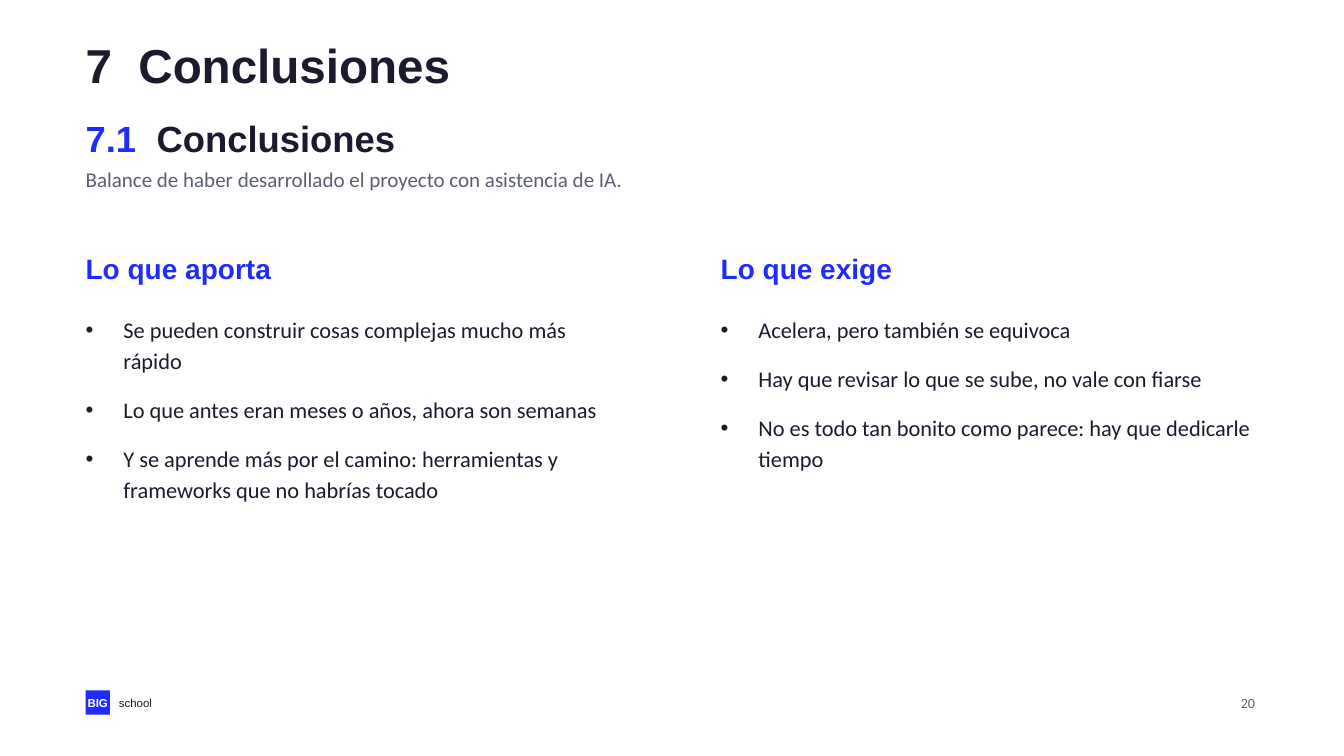
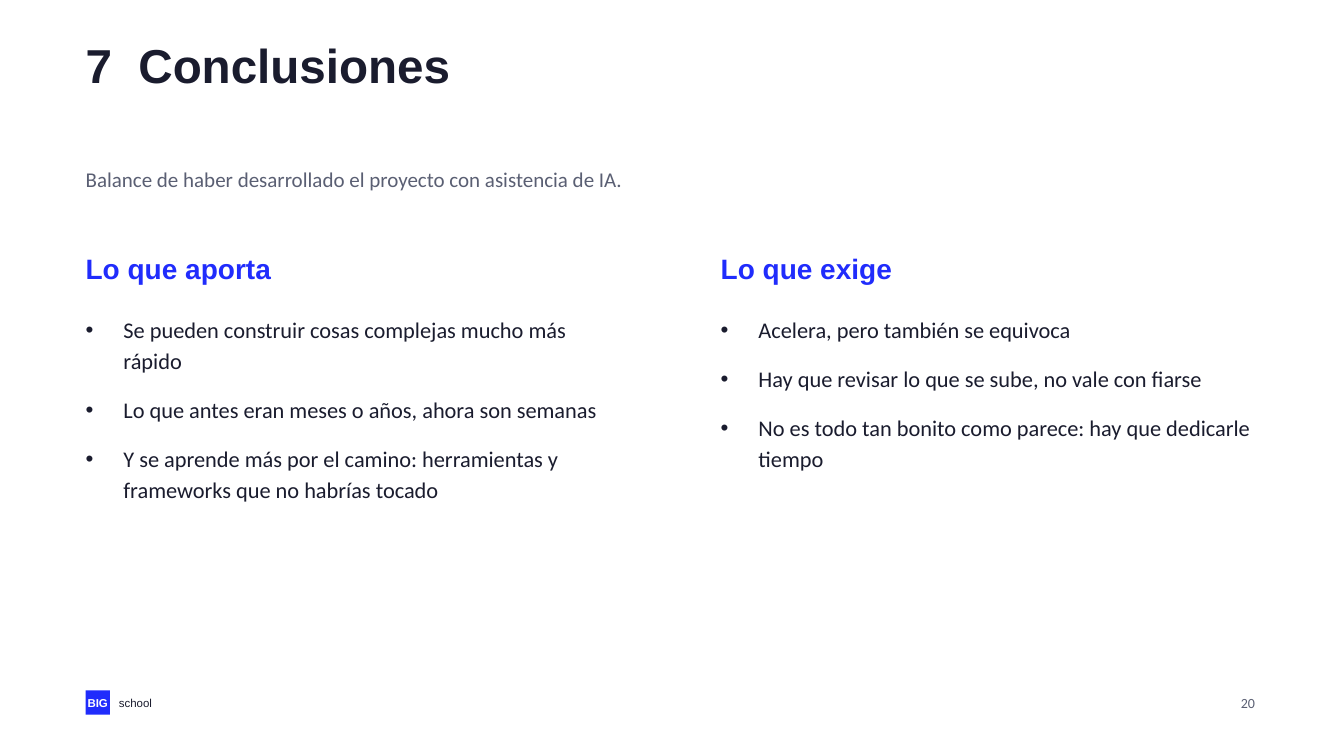
Before and after one commit to NovilloQuinta/intelligent-automotive-diagnostics, a slide deck: slide 20 of docs/presentacion/tfm-intelligent-automotive-diagnostics.pptx. Drawn at 1344x756 pixels with LibreOffice and Linux fonts; fonts in the diff are those of the drawing. Boxes give left, top, right and bottom in pixels: in the first picture for what was removed or moved away, otherwise in the second. Text is boxed around its words. In the diff, an @@ line names an element or a change of style, - is before the commit and + after.

```diff
--- a/docs/presentacion/tfm-intelligent-automotive-diagnostics.pptx
+++ b/docs/presentacion/tfm-intelligent-automotive-diagnostics.pptx
@@ text removed at [86,125,396,153] @@
-7.1 Conclusiones
```
Also in this commit, not shown: 2 other slides changed, 3 other files.
